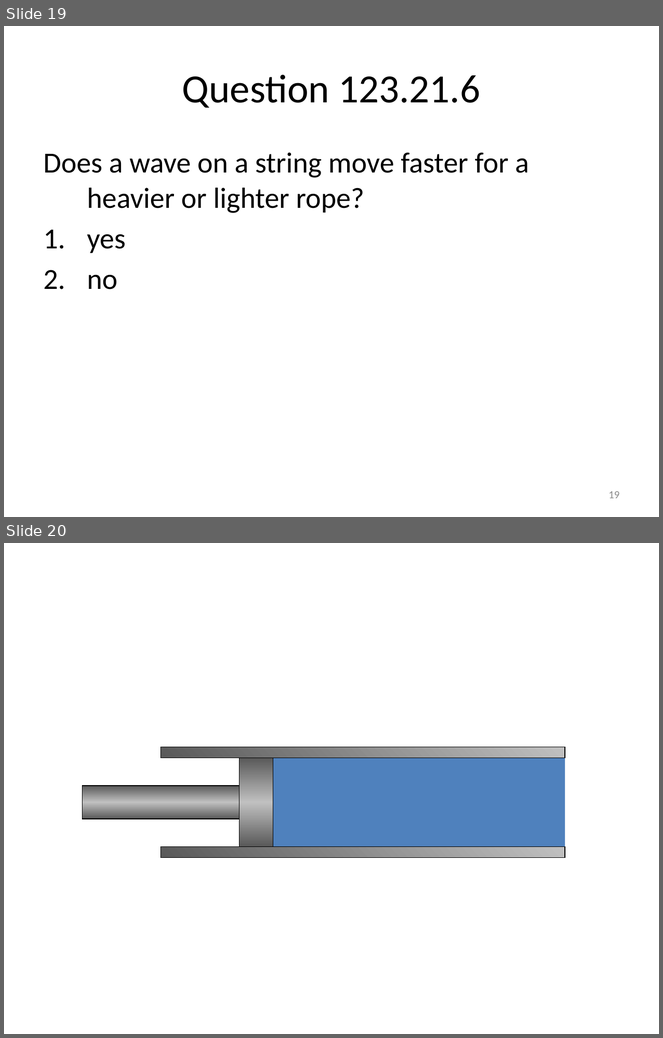
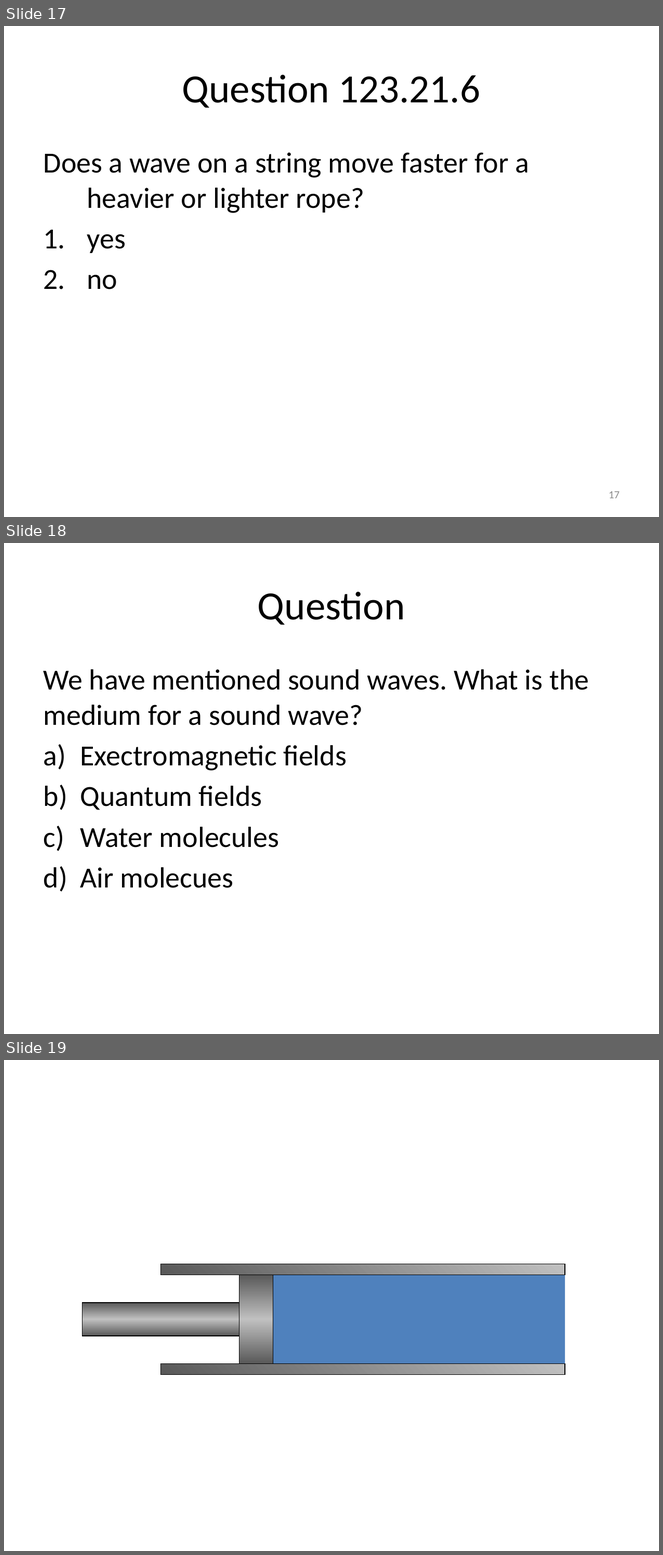
Before and after one commit to rtlines/Introductory-Physics-II, a slide deck: Lecture_Slides/PH 123 Lecture 06.pptx. Shown one above the other, each under a label of ours: slides 19 and 20 before the commit, slides 17, 18 and 19 after it. The pictures are 663x1038 and 663x1555 pixels, drawn with LibreOffice and Linux fonts; fonts in the diff are those of the drawing. Boxes give left, top, right and bottom in pixels: in the first picture for what was removed or moved away, otherwise in the second. Text is boxed around its words. In the diff, an @@ line names an element or a change of style, - is before the commit and + after.

```diff
--- a/Lecture_Slides/PH 123 Lecture 06.pptx
+++ b/Lecture_Slides/PH 123 Lecture 06.pptx
@@ slide 18 added at [4, 543, 659, 1034], background #FFFFFF @@
@@ title added at [258, 591, 405, 625], 44 pt, text #000000 @@
+Question
@@ text added at [44, 669, 589, 888], 32 pt, text #000000 @@
+We have mentioned sound waves. What is the medium for a sound wave?
+a) Exectromagnetic fields
+b) Quantum fields
+c) Water molecules
+d) Air molecues
@@ what was slide 19 is now slide 17 @@
@@ page number at [609, 491, 620, 499]: text changed @@
-19
+17
@@ what was slide 20 is now slide 19 @@
```
Also in this commit, not shown: 1 other slide added, 14 other files.
